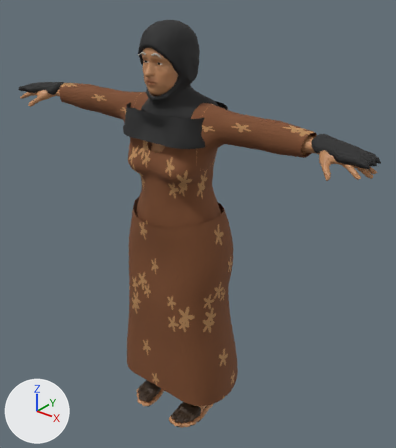
An edit to the glTF model docs/briefs/mpfb-chars/models/teta.glb, drawn before and after from the same camera.
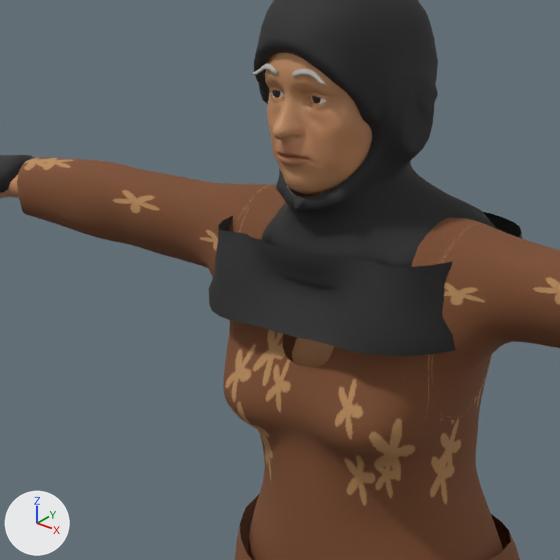
Old and new are each drawn whole from a camera (50 mm lens) standing at (1.175, -1.395, 1.655) and looking at (0.036, 0.029, 0.772) and again close up on the part from 13% to 61% of the width and 7% to 48% of the height. The lights are fixed; the arrows at lower left show +X, +Y and +Z. The first two pictures are the older version. Vertices at exactly the same position are counted once.

The first close-up shows 'teta'.
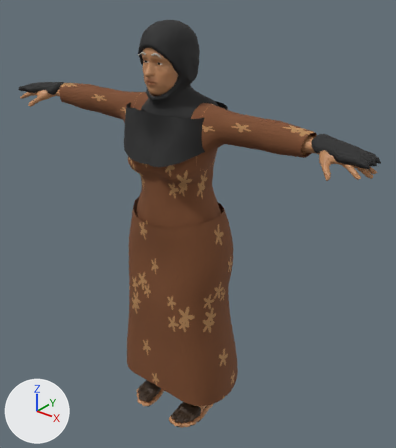
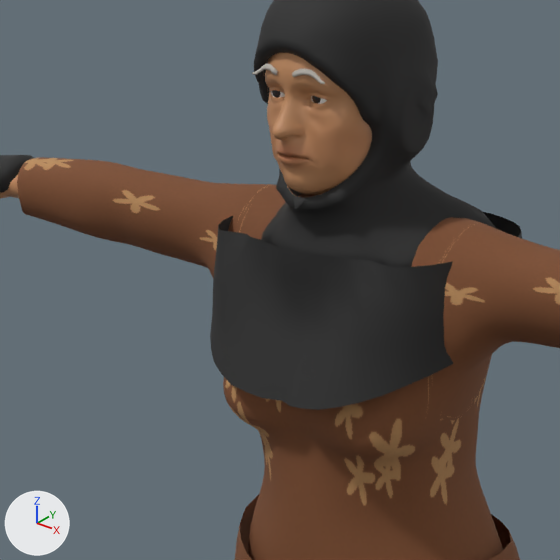
Where the change shows, as pixel boxes (x1, y1, x2, y2) in the close-ups (560 x 560 px; the box of a moved part takes in the faces that stretch with it):
part 1 of me_base, moved or reshaped: before (208, 212, 522, 356); after (210, 212, 522, 410)

The edits, one by one:
me_base has 28510 vertices, 56312 faces and spans x -0.72..0.72, y -0.2..0.15, z -0.03..1.49.
me_base is used by ob_teta; location (0.0, 0.0, 0.0).
me_base part 1: 204 of 28510 vertices moved; they spanned x -0.18..0.18, y -0.17..0.11, z 1.13..1.22 and now span x -0.17..0.17, y -0.2..0.11, z 1.06..1.22; mean shift (0.0, -0.01, -0.03); largest move (-0.02, -0.17, 1.13) -> (-0.02, -0.2, 1.06).
